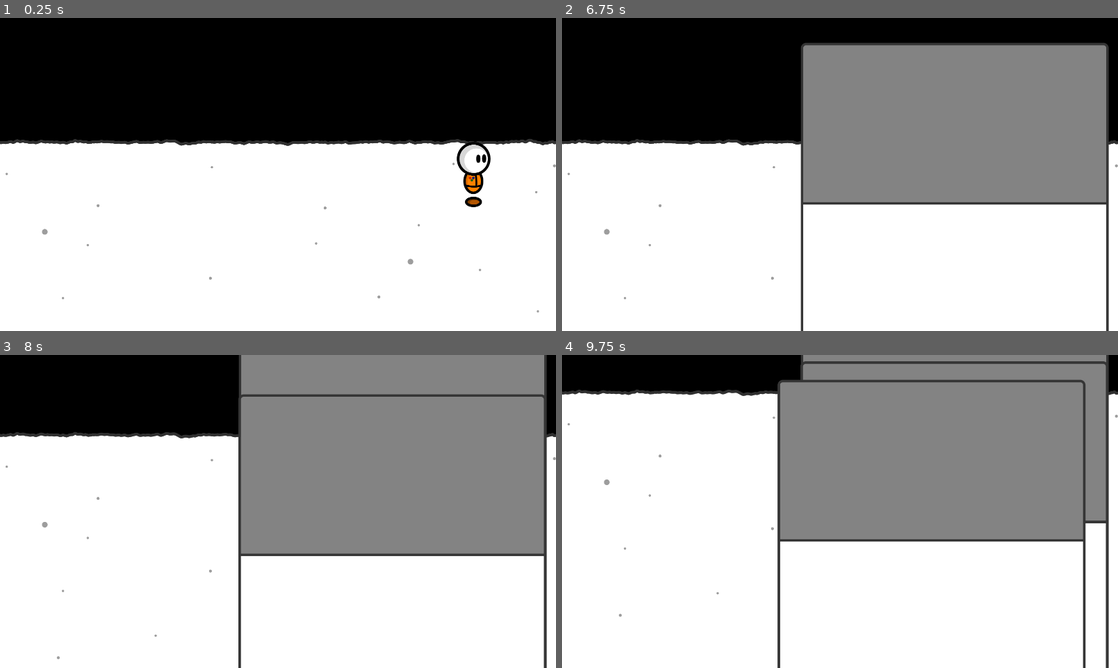
Above: before the commit, frames 1-4 (two rows, left to right).
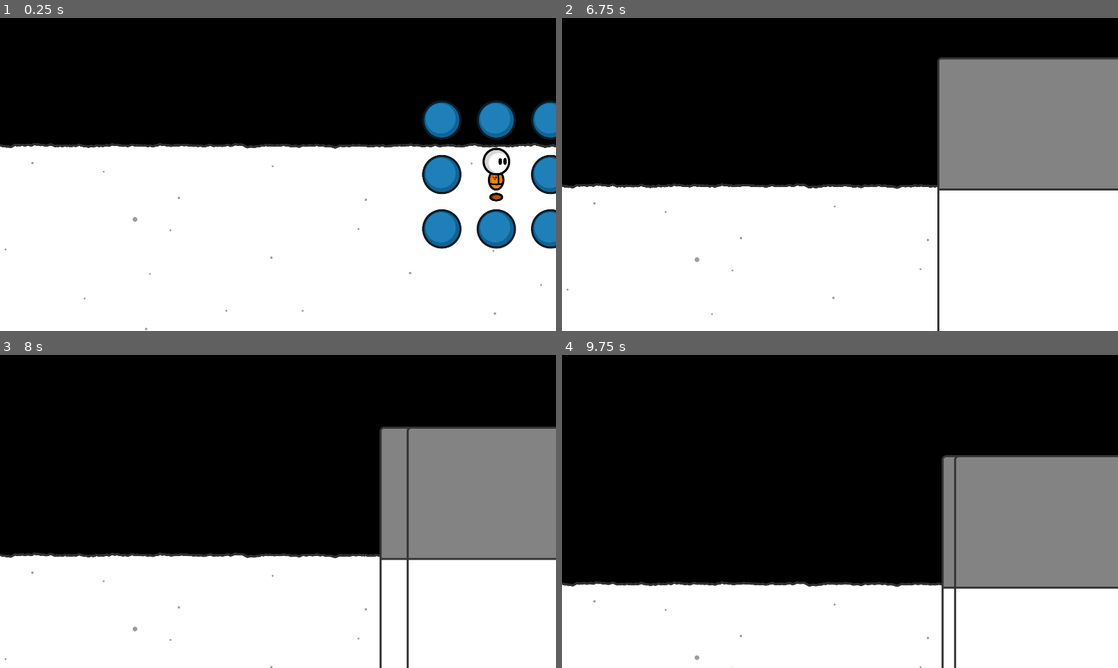
Above: after the commit, the same moments.

Repository: fupicat/szabandoned-0
Game: Godot game, scene res://Scenes/Places/House.tscn
Two runs of this game, one before a commit and one after it. Both use one fixed random seed, a clock stepped at 60 frames per second and the inputs below.
Inputs (mouse positions are in pixels of both pictures, inside the frame that each line leads up to):
- Up to frame 1 (0.25 s): no input
- Up to frame 2 (6.75 s): click (1001, 174) at 0.52 s; click (1001, 121) at 1.27 s; click (1056, 121) at 2.02 s; click (1112, 121) at 2.77 s; click (1112, 174) at 3.52 s; click (1112, 227) at 4.27 s; click (1056, 227) at 5.02 s; click (1001, 227) at 5.77 s; tap Enter at 6.5 s; hold Right (right) from 6.53 s (still down); hold 1 (1) from 6.53 s (still down)
- Up to frame 3 (8 s): tap X (action) at 6.8, 7.35 s; release Right (right) at 7.28 s; release 1 (1) at 7.28 s; hold Down (down) from 7.28 s (still down); tap 1 (1) at 7.55 s
- Up to frame 4 (9.75 s): release Down (down) at 8.03 s; hold Right (right) 8.03-8.78 s; hold 1 (1) 8.03-8.78 s; tap X (action) at 8.3, 8.85 s; hold Up (up) 8.78-9.53 s; tap 1 (1) at 9.05 s; hold Left (left) from 9.53 s (still down); hold Z (run) from 9.53 s (still down)

The runs differ from the first frame. In frame 1, 7.9% of the frame differs, in the area x 0-100%, y 26-100%; in frame 2, 24%; in frame 3, 43%; in frame 4, 62%, in the area x 0-100%, y 0-100%.

Commit message:
Interaction detection

Diff:
--- a/Scenes/Placeables/SmallRoom.tscn
+++ b/Scenes/Placeables/SmallRoom.tscn
@@ -1,15 +1,21 @@
-[gd_scene load_steps=5 format=2]
+[gd_scene load_steps=6 format=2]
 
 [ext_resource path="res://Scenes/Places/Placeable.gd" type="Script" id=1]
 [ext_resource path="res://Art/Placeables/SmallRoom.png" type="Texture" id=2]
 
 [sub_resource type="RectangleShape2D" id=1]
-extents = Vector2( 737.784, 74.2851 )
+extents = Vector2( 737.784, 64.2883 )
 
 [sub_resource type="RectangleShape2D" id=2]
 extents = Vector2( 732.022, 369.606 )
 
-[node name="SmallRoom" type="StaticBody2D"]
+[sub_resource type="RectangleShape2D" id=3]
+extents = Vector2( 731.515, 554.104 )
+
+[node name="SmallRoom" type="StaticBody2D" groups=[
+"Room",
+"Interactable",
+]]
 script = ExtResource( 1 )
 __meta__ = {
 "_edit_group_": true
@@ -25,9 +31,18 @@
 shape = SubResource( 1 )
 
 [node name="Wall" type="Area2D" parent="."]
+editor/display_folded = true
 position = Vector2( 0, -381.549 )
 
 [node name="WallCol" type="CollisionShape2D" parent="Wall"]
 shape = SubResource( 2 )
 
 [node name="Objects" type="Node2D" parent="Wall"]
+
+[node name="Interactive" type="Area2D" parent="."]
+position = Vector2( -0.160816, 569.066 )
+
+[node name="Col" type="CollisionShape2D" parent="Interactive"]
+shape = SubResource( 3 )
+[connection signal="body_entered" from="Interactive" to="." method="_on_Interactive_body_entered"]
+[connection signal="body_exited" from="Interactive" to="." method="_on_Interactive_body_exited"]
--- a/Scenes/Places/House.tscn
+++ b/Scenes/Places/House.tscn
@@ -12,13 +12,16 @@
 
 [node name="House" type="Node2D"]
 script = ExtResource( 1 )
+__meta__ = {
+"_edit_horizontal_guides_": [ 536.489, 539.989 ],
+"_edit_vertical_guides_": [ 963.899 ]
+}
 
 [node name="Player" parent="." instance=ExtResource( 2 )]
-position = Vector2( 3101.51, 1273.6 )
-z_index = 1
-collision/safe_margin = 2.0
+position = Vector2( 3149.61, 1287.24 )
 
 [node name="Grama" type="StaticBody2D" parent="."]
+editor/display_folded = true
 position = Vector2( 0, 2838.04 )
 __meta__ = {
 "_edit_group_": true,
--- a/Scenes/Places/Placeable.gd
+++ b/Scenes/Places/Placeable.gd
@@ -1,6 +1,8 @@
 extends StaticBody2D
 
 var move = false
+export var interact = ""
+var on_me = false
 
 func _ready():
     update_z()
@@ -11,9 +13,18 @@
         update_z()
 
 func update_z():
-    z_index = global_position.y / 50
+    z_index = global_position.y / 10
 
 func _input(event):
     if event.is_action_pressed("action"):
-        move = false
-        $Col.disabled = false
+        if move:
+            move = false
+            $Col.disabled = false
+
+func _on_Interactive_body_entered(body):
+    if body == get_parent().get_node("Player"):
+        on_me = true
+
+func _on_Interactive_body_exited(body):
+    if body == get_parent().get_node("Player"):
+        on_me = false
--- a/Scenes/Player.tscn
+++ b/Scenes/Player.tscn
@@ -1,13 +1,55 @@
-[gd_scene load_steps=4 format=2]
+[gd_scene load_steps=6 format=2]
 
 [ext_resource path="res://Scripts/Player.gd" type="Script" id=1]
 [ext_resource path="res://Puppet.png" type="Texture" id=2]
+[ext_resource path="res://Art/GUI/InteractButton.png" type="Texture" id=3]
 
 [sub_resource type="RectangleShape2D" id=1]
 extents = Vector2( 54.3453, 26.4223 )
 
+[sub_resource type="Animation" id=2]
+resource_name = "In"
+length = 0.5
+tracks/0/type = "value"
+tracks/0/path = NodePath(".:rect_size")
+tracks/0/interp = 1
+tracks/0/loop_wrap = true
+tracks/0/imported = false
+tracks/0/enabled = true
+tracks/0/keys = {
+"times": PoolRealArray( 0, 0.5 ),
+"transitions": PoolRealArray( 0.217638, 1 ),
+"update": 0,
+"values": [ Vector2( 236, 236 ), Vector2( 875, 875 ) ]
+}
+tracks/1/type = "value"
+tracks/1/path = NodePath(".:rect_position")
+tracks/1/interp = 1
+tracks/1/loop_wrap = true
+tracks/1/imported = false
+tracks/1/enabled = true
+tracks/1/keys = {
+"times": PoolRealArray( 0, 0.5 ),
+"transitions": PoolRealArray( 0.217638, 1 ),
+"update": 0,
+"values": [ Vector2( -118, -250.2 ), Vector2( -437.5, -569.7 ) ]
+}
+tracks/2/type = "value"
+tracks/2/path = NodePath(".:modulate")
+tracks/2/interp = 1
+tracks/2/loop_wrap = true
+tracks/2/imported = false
+tracks/2/enabled = true
+tracks/2/keys = {
+"times": PoolRealArray( 0, 0.499775 ),
+"transitions": PoolRealArray( 0.5, 1 ),
+"update": 0,
+"values": [ Color( 1, 1, 1, 0 ), Color( 1, 1, 1, 1 ) ]
+}
+
 [node name="Player" type="KinematicBody2D"]
-position = Vector2( -247.859, -92.9471 )
+z_index = 1
+collision/safe_margin = 2.0
 script = ExtResource( 1 )
 __meta__ = {
 "_edit_group_": true
@@ -24,7 +66,88 @@
 [node name="Camera2D" type="Camera2D" parent="."]
 position = Vector2( 0, -132.2 )
 current = true
-zoom = Vector2( 1.4, 1.4 )
+zoom = Vector2( 1.7, 1.7 )
 drag_margin_h_enabled = false
 drag_margin_v_enabled = false
 smoothing_enabled = true
+
+[node name="Z" type="Node2D" parent="."]
+z_index = 4096
+
+[node name="Actions" type="Control" parent="Z"]
+editor/display_folded = true
+anchor_left = 0.5
+anchor_top = 0.5
+anchor_right = 0.5
+anchor_bottom = 0.5
+margin_left = -437.5
+margin_top = -569.7
+margin_right = 437.5
+margin_bottom = 305.3
+
+[node name="L" type="TextureButton" parent="Z/Actions"]
+anchor_top = 0.5
+anchor_bottom = 0.5
+margin_top = -118.0
+margin_right = 236.0
+margin_bottom = 118.0
+texture_normal = ExtResource( 3 )
+
+[node name="LU" type="TextureButton" parent="Z/Actions"]
+margin_right = 236.0
+margin_bottom = 236.0
+texture_normal = ExtResource( 3 )
+
+[node name="U" type="TextureButton" parent="Z/Actions"]
+anchor_left = 0.5
+anchor_right = 0.5
+margin_left = -118.0
+margin_right = 118.0
+margin_bottom = 236.0
+texture_normal = ExtResource( 3 )
+
+[node name="UR" type="TextureButton" parent="Z/Actions"]
+anchor_left = 1.0
+anchor_right = 1.0
+margin_left = -236.0
+margin_bottom = 236.0
+texture_normal = ExtResource( 3 )
+
+[node name="R" type="TextureButton" parent="Z/Actions"]
+anchor_left = 1.0
+anchor_top = 0.5
+anchor_right = 1.0
+anchor_bottom = 0.5
+margin_left = -236.0
+margin_top = -118.0
+margin_bottom = 118.0
+texture_normal = ExtResource( 3 )
+
+[node name="DR" type="TextureButton" parent="Z/Actions"]
+anchor_left = 1.0
+anchor_top = 1.0
+anchor_right = 1.0
+anchor_bottom = 1.0
+margin_left = -236.0
+margin_top = -236.0
+texture_normal = ExtResource( 3 )
+
+[node name="D" type="TextureButton" parent="Z/Actions"]
+anchor_left = 0.5
+anchor_top = 1.0
+anchor_right = 0.5
+anchor_bottom = 1.0
+margin_left = -118.0
+margin_top = -236.0
+margin_right = 118.0
+texture_normal = ExtResource( 3 )
+
+[node name="LD" type="TextureButton" parent="Z/Actions"]
+anchor_top = 1.0
+anchor_bottom = 1.0
+margin_top = -236.0
+margin_right = 236.0
+texture_normal = ExtResource( 3 )
+
+[node name="Anim" type="AnimationPlayer" parent="Z/Actions"]
+anims/In = SubResource( 2 )
--- a/Scripts/Places/House.gd
+++ b/Scripts/Places/House.gd
@@ -2,6 +2,7 @@
 
 var old_xy = Vector2(0, 0)
 var old_col = null
+var edit_mode = false
 
 func _ready():
     $Player/Camera2D.limit_left = -3500
@@ -9,7 +10,8 @@
     $Player/Camera2D.limit_bottom = 4720
 
 func _input(event):
-    if event.is_action_pressed("1"):
+    if event.is_action_pressed("1") and !edit_mode:
+        edit_mode = true
         old_xy = $Player.global_position
         $Player.hide()
         old_col = $Player/CollisionShape2D.shape
@@ -18,7 +20,8 @@
         obj.get_node("Col").disabled = true
         $Player/CollisionShape2D.shape = obj.get_node("Col").shape
         obj.move = true
-    if event.is_action_pressed("action"):
+    if event.is_action_pressed("action") and edit_mode:
+        edit_mode = false
         $Player.global_position = old_xy
         $Player/CollisionShape2D.shape = old_col
         $Player.show()
--- a/Scripts/Player.gd
+++ b/Scripts/Player.gd
@@ -6,7 +6,7 @@
 const SLIP = 0.20
 
 func _physics_process(delta):
-    z_index = global_position.y / 50
+    z_index = global_position.y / 10
     var run = RUNADD * int(Input.is_action_pressed("run"))
     var ydir = int(Input.is_action_pressed("down")) - int(Input.is_action_pressed("up"))
     move.y = lerp(move.y, (SPEED + run) * ydir, SLIP)
@@ -15,3 +15,21 @@
     move.x = lerp(move.x, (SPEED + run) * xdir, SLIP)
 
     move_and_slide(move)
+
+func _input(event):
+    if event.is_action_pressed("action"):
+        var inters = get_tree().get_nodes_in_group("Interactable")
+        if len(inters) > 0:
+            var onmes = []
+            var upper = null
+            for node in inters: # Get all interactable nodes and detect which ones the player is touching.
+                if node.on_me:
+                    onmes.append(node)
+            if len(onmes) > 0:
+                upper = onmes[0]
+                if len(onmes) > 1:
+                    for node in onmes: # Get all nodes the player is touching and gets the one with the highest z_index.
+                        if node.z_index > upper.z_index:
+                            upper = node
+                print(upper)
+        print("Done")
Binary file added: Art/GUI/InteractButton.png
Not shown, added: Art/GUI/InteractButton.png.import
Binary file added: Art/GUI/Move.png
Not shown, added: Art/GUI/Move.png.import
Binary file added: Art/GUI/Use.png
Not shown, added: Art/GUI/Use.png.import
Not shown: 2 places in Scenes/Places/House.tscn that only renumber resources
